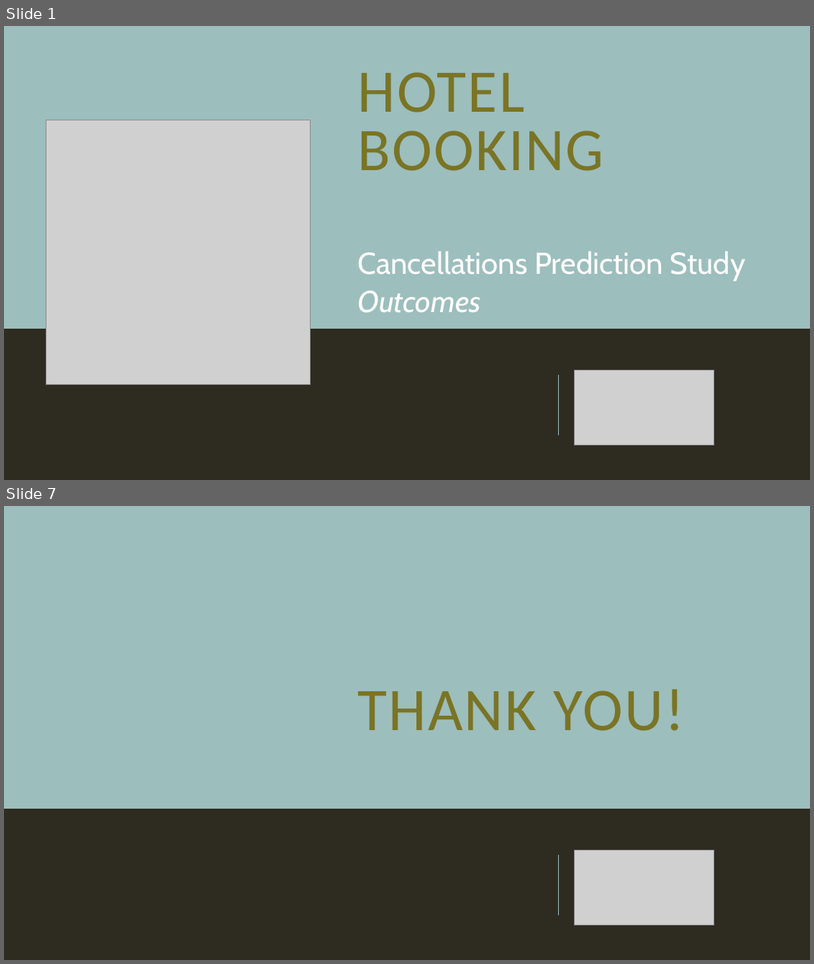
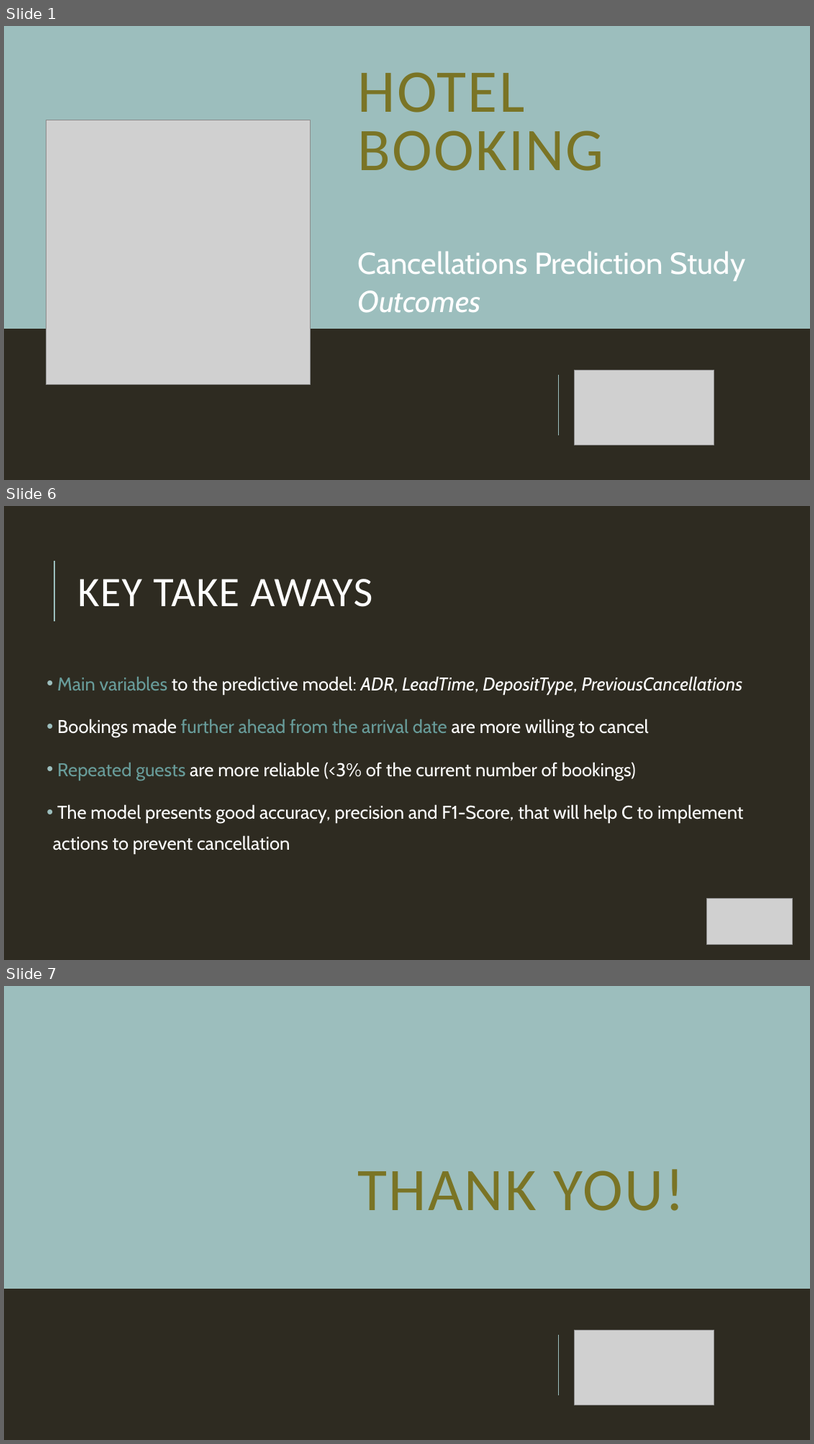
Before and after one commit to Debs86/Business_Cases_Projects, a slide deck: BC2/GroupD_BC2_Presentation.pptx. Shown one above the other, each under a label of ours: slides 1 and 7 before the commit, slides 1, 6 and 7 after it; the slides between them are not shown. The pictures are 814x964 and 814x1444 pixels, drawn with LibreOffice and Linux fonts; fonts in the diff are those of the drawing; grey boxes stand for pictures. Boxes give left, top, right and bottom in pixels: in the first picture for what was removed or moved away, otherwise in the second. Text is boxed around its words. In the diff, an @@ line names an element or a change of style, - is before the commit and + after.

```diff
--- a/BC2/GroupD_BC2_Presentation.pptx
+++ b/BC2/GroupD_BC2_Presentation.pptx
@@ slide 6 added at box(4, 506, 810, 960), background #2E2B21 @@
@@ line added from (54, 621) to (54, 561), #9CBEBD 1.5 pt @@
@@ title added at box(77, 579, 373, 607), 50 pt, text #FFFFFF @@
+KEY TAKE AWAYS
@@ text added at box(53, 676, 744, 854), 22 pt, text #FFFFFF @@
+• Main variables to the predictive model: ADR, LeadTime, DepositType, PreviousCancellations
+• Bookings made further ahead from the arrival date are more willing to cancel
+• Repeated guests are more reliable (<3% of the current number of bookings)
+• The model presents good accuracy, precision and F1-Score, that will help C to implement actions to prevent cancellation
@@ picture added at box(707, 898, 793, 944) @@
```
Also in this commit, not shown: 3 slides changed, 1 other slide added, 2 slides removed.
